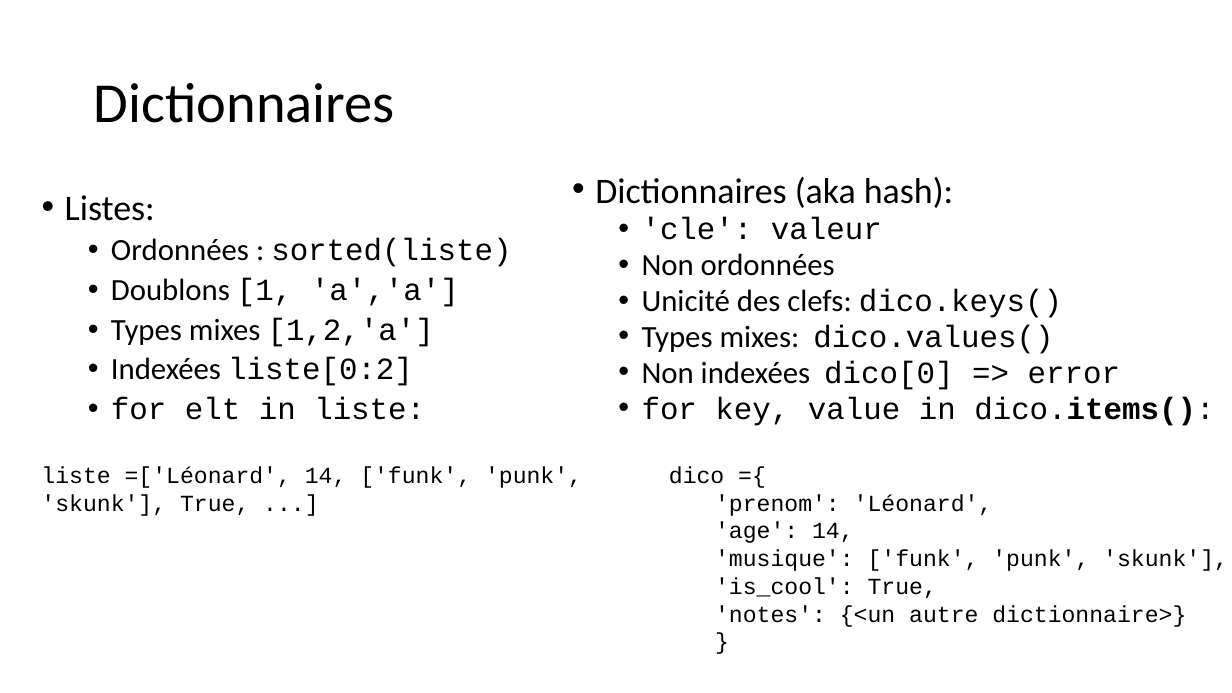
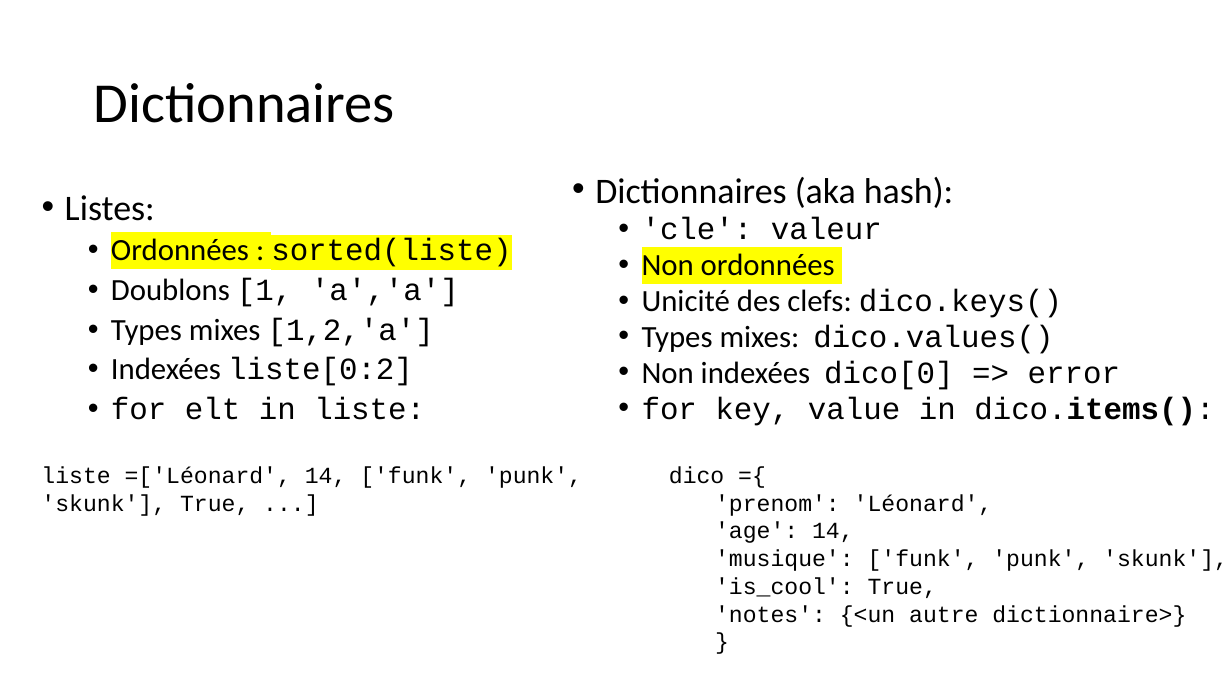
Before and after one commit to alexisperrier/XEmines_DataScience_2020, a slide deck: slide 21 of slides/XEM20_S1D1_python02.pptx. Drawn at 1232x693 pixels with LibreOffice and Linux fonts; fonts in the diff are those of the drawing. Boxes give left, top, right and bottom in pixels: in the first picture for what was removed or moved away, otherwise in the second. Text is boxed around its words. In the diff, an @@ line names an element or a change of style, - is before the commit and + after.

```diff
--- a/slides/XEM20_S1D1_python02.pptx
+++ b/slides/XEM20_S1D1_python02.pptx
@@ text at (111, 238, 511, 267): highlight none to #FFFF00 in "Ordonnées : sorted(liste)" @@
@@ text at (642, 253, 835, 276): highlight none to #FFFF00 in "Non ordonnées" @@
```
Also in this commit, not shown: 2 other slides changed, 3 other files.
